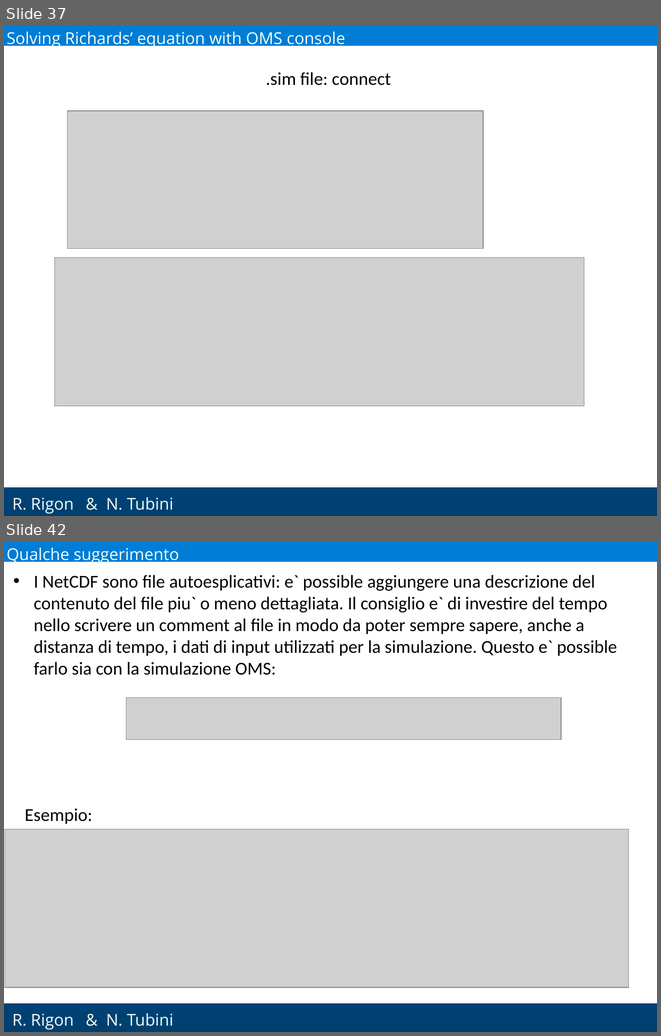
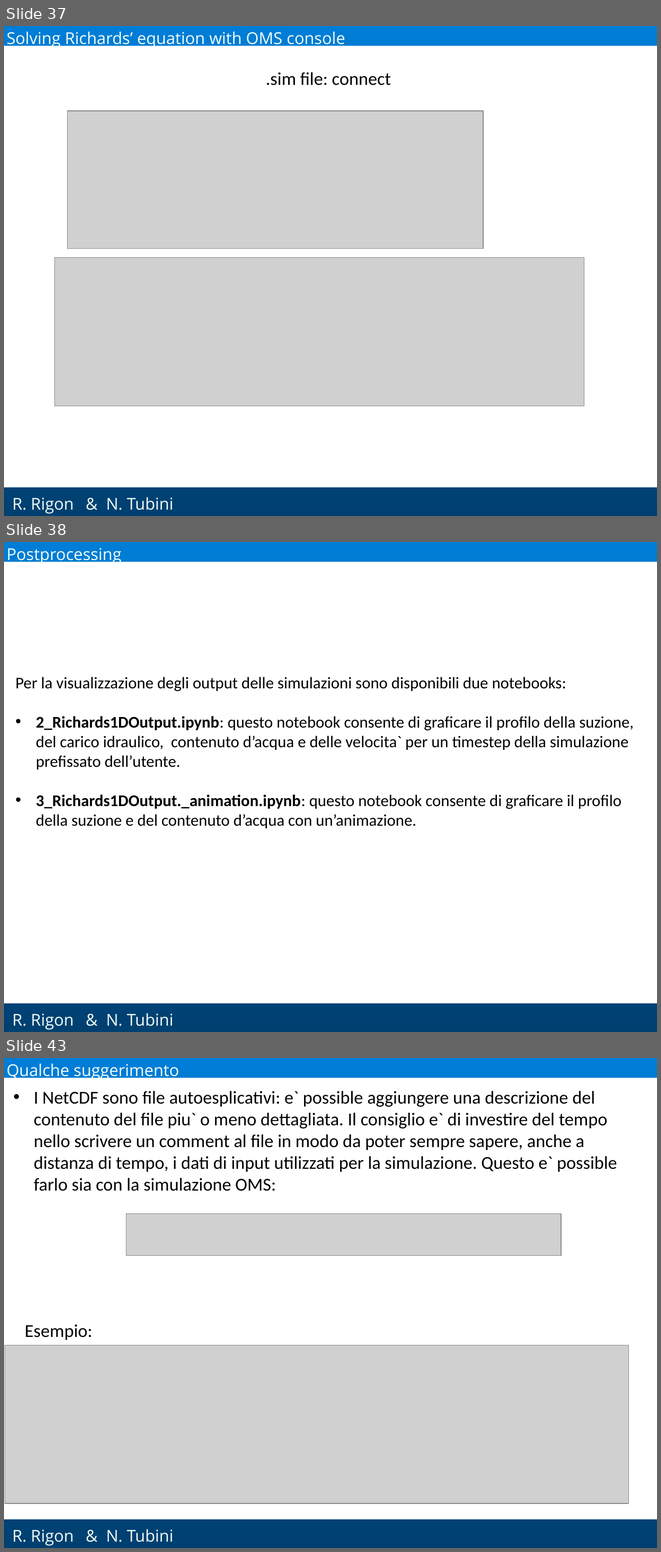
Before and after one commit to GEOframeOMSProjects/OMS_Project_Richards1D, a slide deck: Materials/Richards_English.pptx. Shown one above the other, each under a label of ours: slides 37 and 42 before the commit, slides 37, 38 and 43 after it; the slides between them are not shown. The pictures are 661x1036 and 661x1552 pixels, drawn with LibreOffice and Linux fonts; fonts in the diff are those of the drawing; grey boxes stand for pictures; background and template pictures are left out. Boxes give left, top, right and bottom in pixels: in the first picture for what was removed or moved away, otherwise in the second. Text is boxed around its words. In the diff, an @@ line names an element or a change of style, - is before the commit and + after.

```diff
--- a/Materials/Richards_English.pptx
+++ b/Materials/Richards_English.pptx
@@ slide 38 added at <box>4,542,657,1032</box>, background gradient #007DD6 to #004071; not listed: 2 template elements that a slide beside it also shows @@
@@ text added at <box>7,548,122,564</box>, 18 pt, text #F1FEF6 @@
+Postprocessing
@@ text added at <box>16,677,634,828</box>, 18 pt, text #000000 @@
+Per la visualizzazione degli output delle simulazioni sono disponibili due notebooks:
+• 2_Richards1DOutput.ipynb: questo notebook consente di graficare il profilo della suzione, del carico idraulico, contenuto d’acqua e delle velocita` per un timestep della simulazione prefissato dell’utente.
+• 3_Richards1DOutput._animation.ipynb: questo notebook consente di graficare il profilo della suzione e del contenuto d’acqua con un’animazione.
@@ text added at <box>106,1013,174,1026</box>, 18 pt, text #F1FEF6 @@
+& N. Tubini
@@ what was slide 42 is now slide 43 @@
```
Also in this commit, not shown: 5 slides changed.
